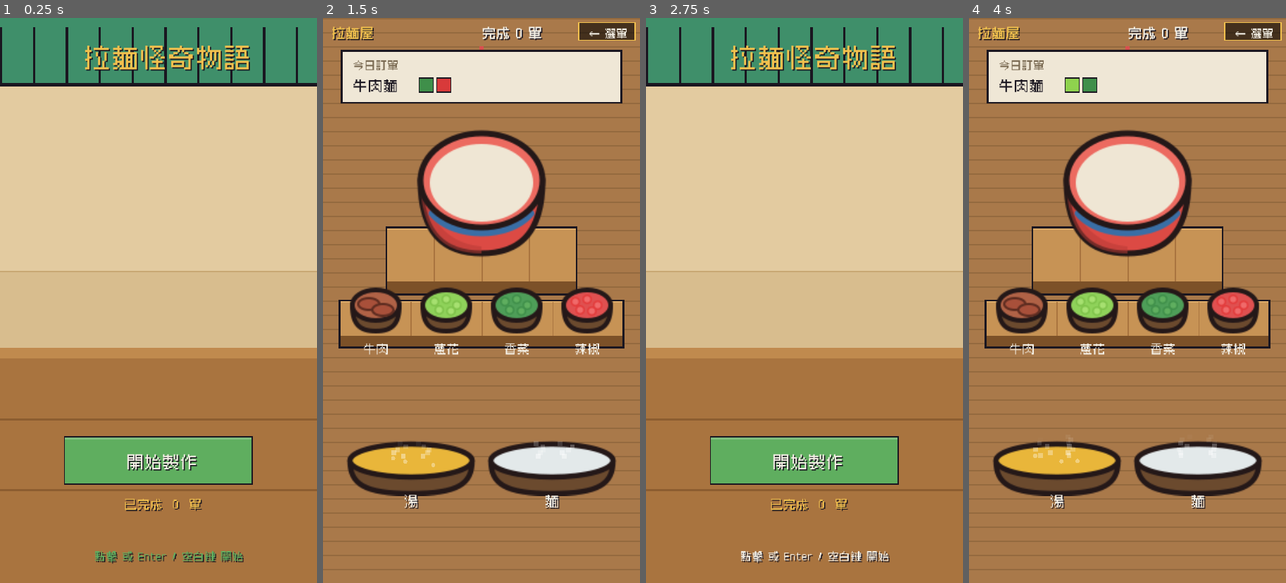
Above: before the commit, frames 1-4 (left to right).
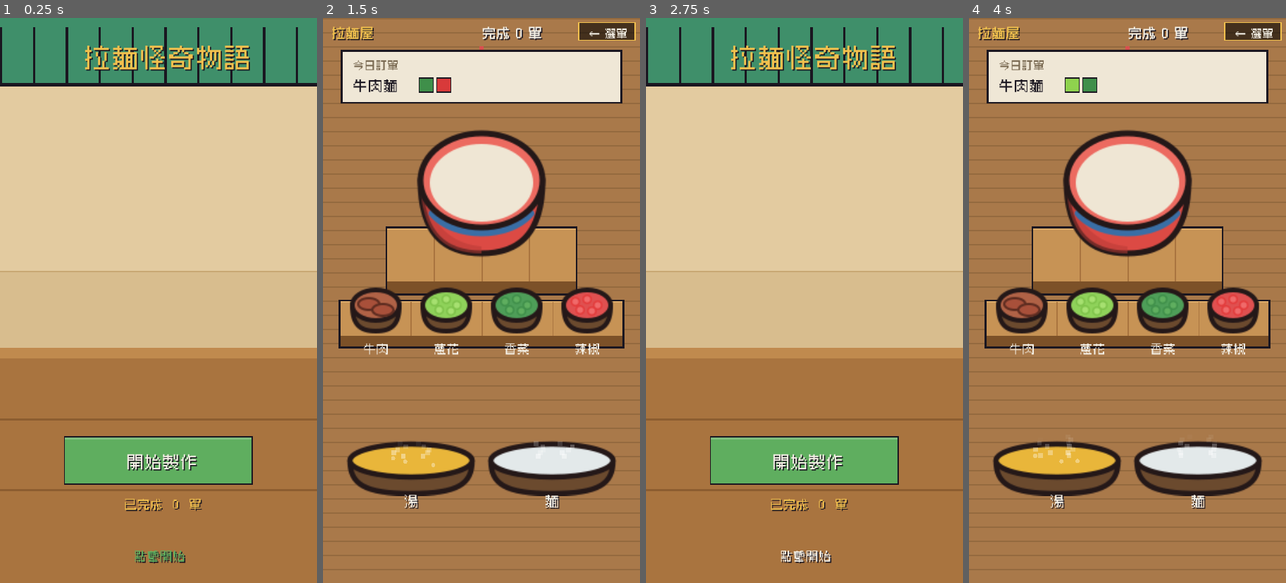
Above: after the commit, the same moments.

Repository: meloalright/ramen-ya
Game: Godot game, scene res://scenes/Menu.tscn
The game is run twice, just before and just after one commit, with the same random seed, the same clock (stepped at 60 frames per second) and the same inputs.
Inputs (mouse positions are in pixels of both pictures, inside the frame that each line leads up to):
- Up to frame 1 (0.25 s): no input
- Up to frame 2 (1.5 s): tap Enter at 0.5 s; move the mouse to (551, 272) at 0.52 s; hold D 0.53-1.25 s; tap M at 0.6 s; click (551, 272) at 0.67 s; tap Space at 0.77 s; tap E at 0.8 s; drag from (418, 328) to (465, 413) at 1.27 s
- Up to frame 3 (2.75 s): move the mouse to (836, 176) at 2.02 s; hold D from 2.03 s (still down); tap M at 2.1 s; tap E at 2.3 s
- Up to frame 4 (4 s): release D at 2.75 s; drag from (1111, 413) to (1032, 215) at 2.77 s; move the mouse to (1222, 385) at 3.52 s; hold A from 3.53 s (still down); tap Enter at 3.6 s; tap Space at 3.77 s; tap E at 3.8 s

The runs differ from the first frame. In frame 1, 0.7% of the frame differs, in the area x 30-77%, y 94-97%; in frame 2, nothing differs; in frame 3, 0.8%; in frame 4, nothing differs.

Commit message:
feat: boot splash uses the menu counter scene; mobile-friendly start hint
Render the menu's cashier counter scene (noren + 拉麵怪奇物語 title + lanterns +
board + register + cat + counter, no start button) as the boot splash, and set
the splash bg to the wall colour. Live menu start hint is now just '點擊開始'
(dropped the Enter / space mention since it's a phone game).

Co-Authored-By: Claude Opus 4.8 (1M context) <noreply@anthropic.com>

Diff:
--- a/project.godot
+++ b/project.godot
@@ -10,7 +10,7 @@
 run/main_scene="res://scenes/Menu.tscn"
 config/features=PackedStringArray("4.3", "GL Compatibility")
 config/icon="res://icon.svg"
-boot_splash/bg_color=Color(0.164706, 0.12549, 0.14902, 1)
+boot_splash/bg_color=Color(0.890196, 0.796078, 0.627451, 1)
 boot_splash/show_image=true
 boot_splash/image="res://assets/splash/splash.png"
 boot_splash/fullsize=false
--- a/scripts/Menu.gd
+++ b/scripts/Menu.gd
@@ -20,6 +20,7 @@
 var font: Font
 var stall_tex: Texture2D
 var chef_tex: Texture2D
+var _splash := false   # when true, render just the counter scene (for the boot splash)
 const CHEF_FW := 52
 const CHEF_FH := 68
 const CHEF_SEQ := [0, 1, 2, 3]
@@ -107,11 +108,12 @@
 	# shop name on the noren
 	_ctext("拉麵怪奇物語", Vector2(135, 40), 22, COL_YELLOW)
 
-	# start button + progress (on the counter front)
-	_button(NEW_RECT, "開始製作", COL_GREEN, true)
-	_ctext("已完成  " + str(Game.high_score) + "  單", Vector2(135, 416), 10, COL_YELLOW)
-	_ctext("點擊 或 Enter / 空白鍵 開始", Vector2(135, 460), 9,
-		COL_GREEN if int(blink * 2.0) % 2 == 0 else COL_WHITE)
+	# start button + progress (on the counter front) — hidden when rendering the splash
+	if not _splash:
+		_button(NEW_RECT, "開始製作", COL_GREEN, true)
+		_ctext("已完成  " + str(Game.high_score) + "  單", Vector2(135, 416), 10, COL_YELLOW)
+		_ctext("點擊開始", Vector2(135, 460), 10,
+			COL_GREEN if int(blink * 2.0) % 2 == 0 else COL_WHITE)
 
 	draw_set_transform(Vector2.ZERO, 0.0, Vector2.ONE)
 
Binary file changed: assets/splash/splash.png
